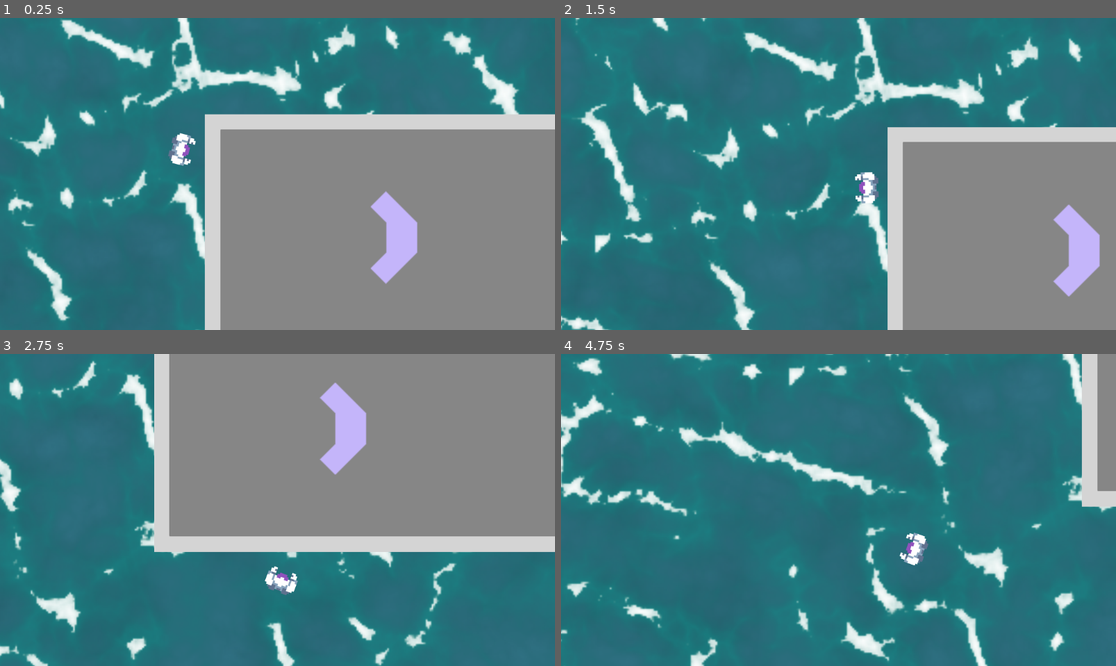
Above: before the commit, frames 1-4 (two rows, left to right).
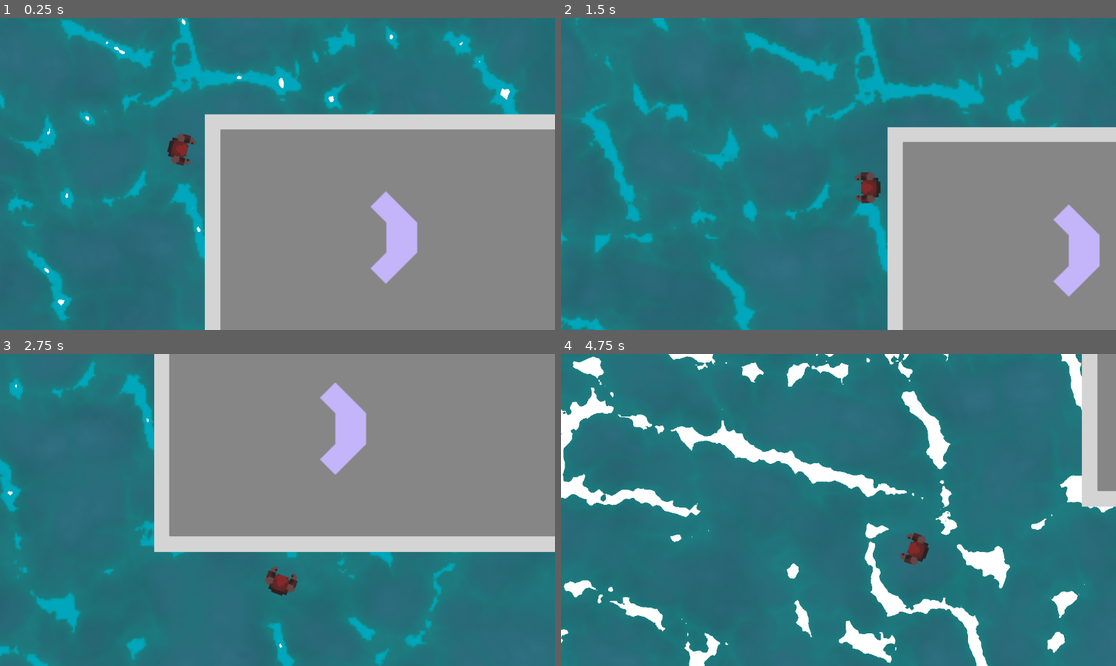
Above: after the commit, the same moments.

Repository: ZedManul/abyssal-grasp
Game: Godot game, scene res://systems/main.tscn
Same seed, same stepped clock (60 frames per second), same inputs: the game is played once before the commit and once after it.
Inputs (mouse positions are in pixels of both pictures, inside the frame that each line leads up to):
- Up to frame 1 (0.25 s): no input
- Up to frame 2 (1.5 s): move the mouse to (960, 158) at 0.52 s; hold D (move_right) 0.53-1.28 s; click (960, 158) at 0.6 s; move the mouse to (727, 189) at 1.27 s; hold S (move_down) from 1.28 s (still down); click (727, 189) at 1.35 s
- Up to frame 3 (2.75 s): move the mouse to (333, 441) at 2.02 s; release S (move_down) at 2.03 s; hold D (move_right) from 2.03 s (still down); click (333, 441) at 2.1 s
- Up to frame 4 (4.75 s): move the mouse to (810, 572) at 2.77 s; release D (move_right) at 2.78 s; hold W (move_up) 2.78-3.53 s; click (810, 572) at 2.85 s; move the mouse to (1005, 556) at 3.52 s; hold A (move_left) from 3.53 s (still down); click (1005, 556) at 3.6 s; move the mouse to (672, 463) at 4.27 s; click (672, 463) at 4.35 s

The runs differ from the first frame. In frame 1, 6.6% of the frame differs, in the area x 0-94%, y 0-100%; in frame 2, 7.8%; in frame 3, 4.0%; in frame 4, 9.5%, in the area x 0-100%, y 0-100%.

Commit message:
minor visual adjustments

Diff:
--- /dev/null
+++ b/entities/bg/foam.gdshader
@@ -0,0 +1,16 @@
+shader_type canvas_item;
+
+uniform sampler2D foam_tex : source_color, repeat_enable;
+
+void fragment() {
+	COLOR = texture(foam_tex, UV);
+
+	float range = 0.3;
+	COLOR.a = 1.0;
+
+	if (COLOR.r < 1.0 + (sin(TIME) - 1.0 ) * range / 2.0 ) {
+		discard;
+	}
+	COLOR.rgb = vec3(1.0);
+
+}
--- a/systems/main.tscn
+++ b/systems/main.tscn
@@ -3,6 +3,7 @@
 [ext_resource type="PackedScene" uid="uid://cvax2s15b8hxk" path="res://entities/player/player.tscn" id="1_fer86"]
 [ext_resource type="Script" uid="uid://dgfpaey88h0x8" path="res://systems/main.gd" id="1_lmkcu"]
 [ext_resource type="Texture2D" uid="uid://bm8j38a0y3o8w" path="res://entities/bg/bg_dust.png" id="2_5sqq3"]
+[ext_resource type="Shader" uid="uid://dln5gf0phd52t" path="res://entities/bg/foam.gdshader" id="2_lmkcu"]
 [ext_resource type="PackedScene" uid="uid://dxoava8ishrr6" path="res://entities/ship/ship.tscn" id="6_5sqq3"]
 [ext_resource type="Script" uid="uid://d2ff2h1utffla" path="res://entities/player/player_tracker_camera.gd" id="8_8jvf7"]
 [ext_resource type="Script" uid="uid://txvchgs5dt3n" path="res://entities/ship/radar_mark.gd" id="9_yehfd"]
@@ -32,8 +33,8 @@
 [sub_resource type="Gradient" id="Gradient_ufupk"]
 interpolation_mode = 2
 interpolation_color_space = 2
-offsets = PackedFloat32Array(0, 0.72321427, 0.7380952, 1)
-colors = PackedColorArray(0, 0.2151795, 0.18699077, 0, 0, 0.5767922, 0.5108751, 0.41960785, 0.8456017, 0.9254286, 0.9076761, 0.89499223, 1, 1, 1, 1)
+offsets = PackedFloat32Array(0, 0.72321427, 0.736, 1)
+colors = PackedColorArray(0, 0.2151795, 0.18699077, 0, 0, 0.5767922, 0.5108751, 0.41960785, -0.001835418, 0.6479356, 0.7175868, 0.96426487, 0, 0.65077513, 0.730158, 1)
 
 [sub_resource type="FastNoiseLite" id="FastNoiseLite_5sqq3"]
 noise_type = 0
@@ -49,6 +50,27 @@
 color_ramp = SubResource("Gradient_ufupk")
 seamless = true
 seamless_blend_skirt = 0.148
+
+[sub_resource type="NoiseTexture2D" id="NoiseTexture2D_8jvf7"]
+width = 1152
+height = 648
+generate_mipmaps = false
+noise = SubResource("FastNoiseLite_5sqq3")
+seamless = true
+seamless_blend_skirt = 0.148
+
+[sub_resource type="ShaderMaterial" id="ShaderMaterial_8jvf7"]
+shader = ExtResource("2_lmkcu")
+shader_parameter/foam_tex = SubResource("NoiseTexture2D_8jvf7")
+
+[sub_resource type="Gradient" id="Gradient_8jvf7"]
+offsets = PackedFloat32Array(1)
+colors = PackedColorArray(1, 1, 1, 1)
+
+[sub_resource type="GradientTexture2D" id="GradientTexture2D_yehfd"]
+gradient = SubResource("Gradient_8jvf7")
+width = 1152
+height = 648
 
 [node name="Main" type="Node2D" unique_id=768469602]
 script = ExtResource("1_lmkcu")
@@ -86,6 +108,11 @@
 position = Vector2(144, 81)
 texture = SubResource("NoiseTexture2D_lmkcu")
 
+[node name="Sprite2D4" type="Sprite2D" parent="OceanBG/Waves" unique_id=1857832814]
+material = SubResource("ShaderMaterial_8jvf7")
+position = Vector2(144, 81)
+texture = SubResource("GradientTexture2D_yehfd")
+
 [node name="Sprite2D3" type="Sprite2D" parent="OceanBG/Waves" unique_id=386604835]
 visible = false
 position = Vector2(288, 162)
Not shown, added: entities/bg/foam.gdshader.uid
Binary file changed: entities/player/player.png
